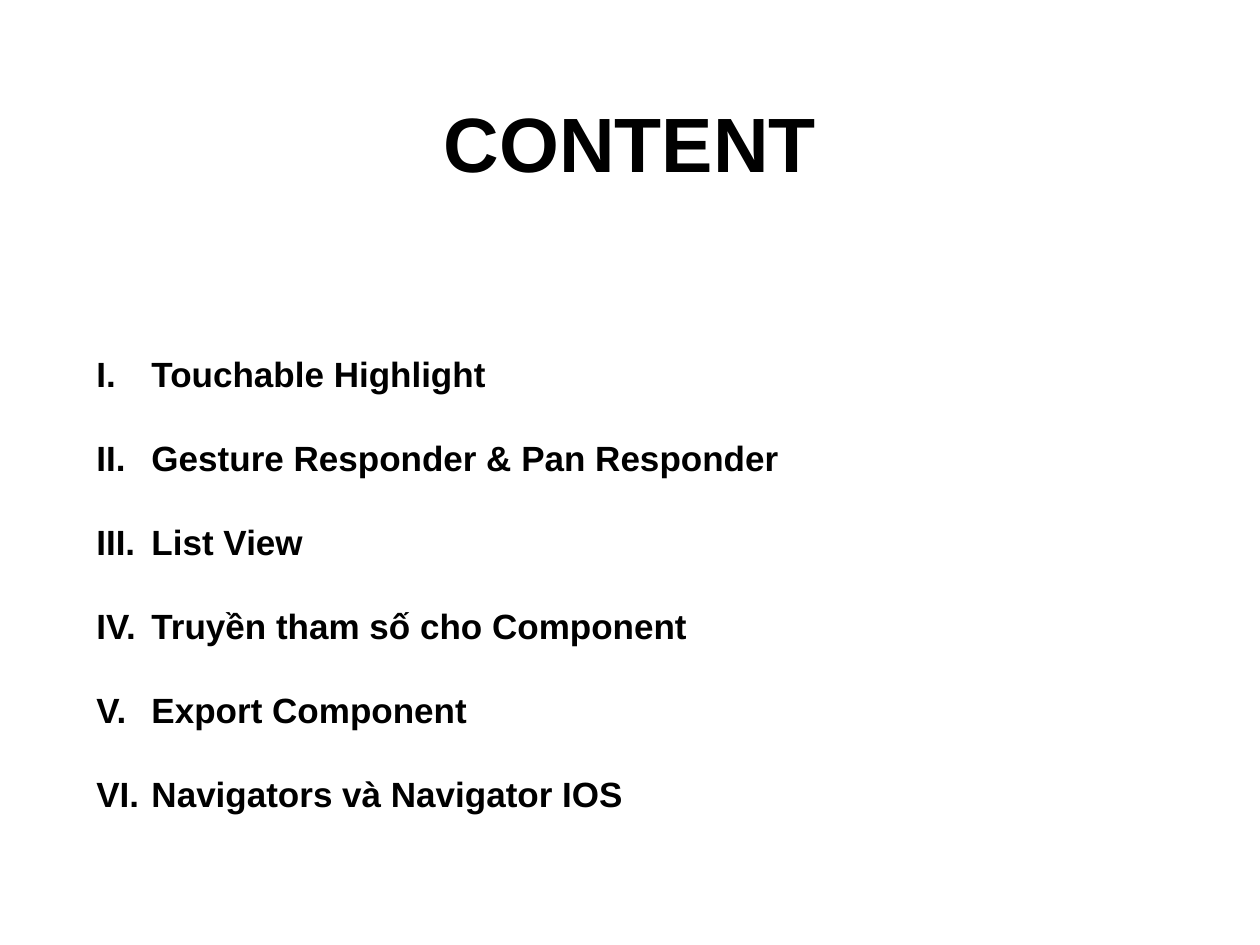
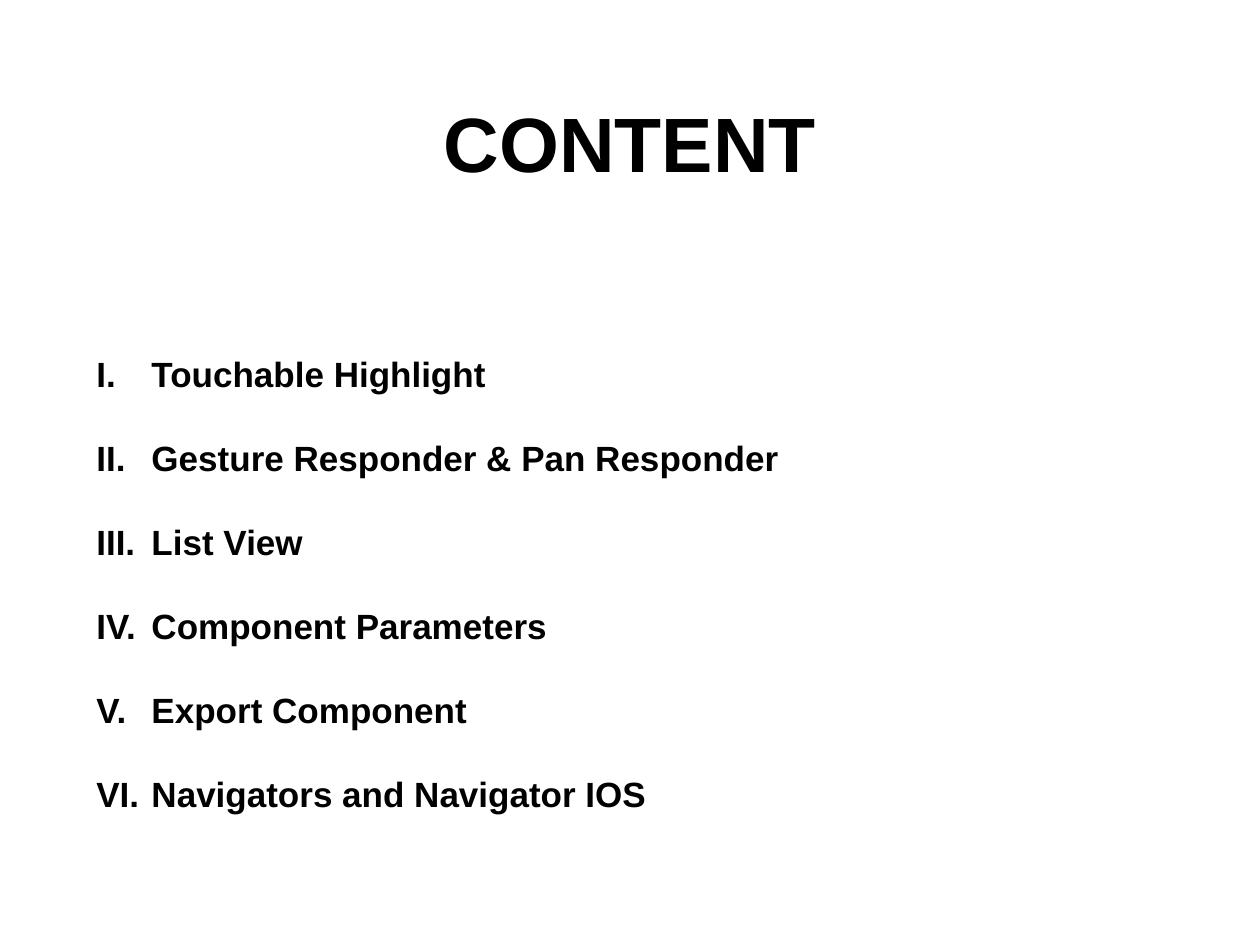
Before and after one commit to quydongnasts/Documents, a slide deck: slide 2 of PowerPoint/REACT-NATIVE.pptx. Drawn at 1260x945 pixels with LibreOffice and Linux fonts; fonts in the diff are those of the drawing. Boxes give left, top, right and bottom in pixels: in the first picture for what was removed or moved away, otherwise in the second. Text is boxed around its words. In the diff, an @@ line names an element or a change of style, - is before the commit and + after.

Commit message:
latest update slides

```diff
--- a/PowerPoint/REACT-NATIVE.pptx
+++ b/PowerPoint/REACT-NATIVE.pptx
@@ text at [151, 614, 547, 646]: text changed @@
-IV. Truyền tham số cho Component
+IV. Component Parameters
@@ text at [151, 781, 645, 814]: text changed @@
-VI. Navigators và Navigator IOS
+VI. Navigators and Navigator IOS
```
Also in this commit, not shown: 7 other slides changed, 2 slides added.
